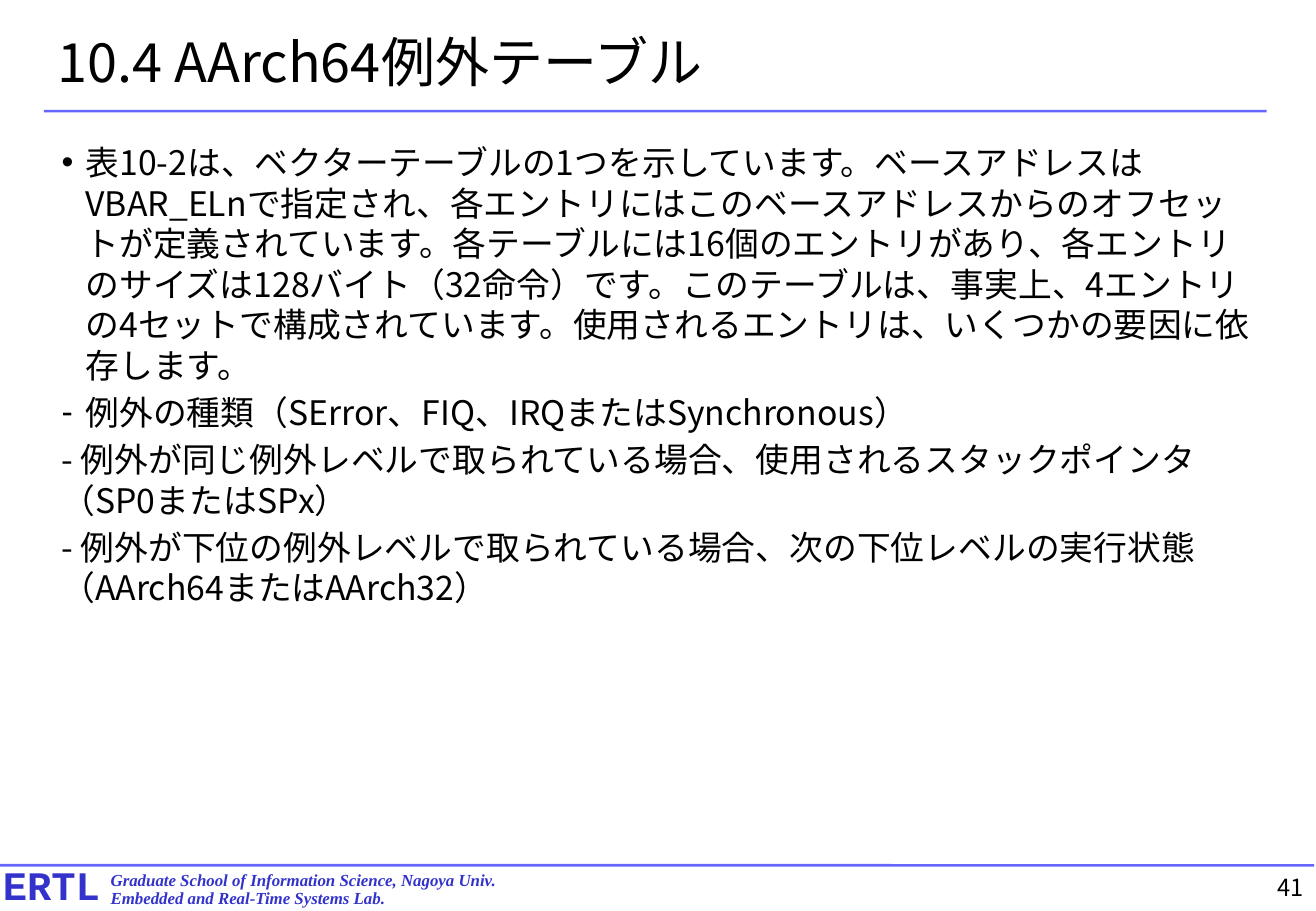
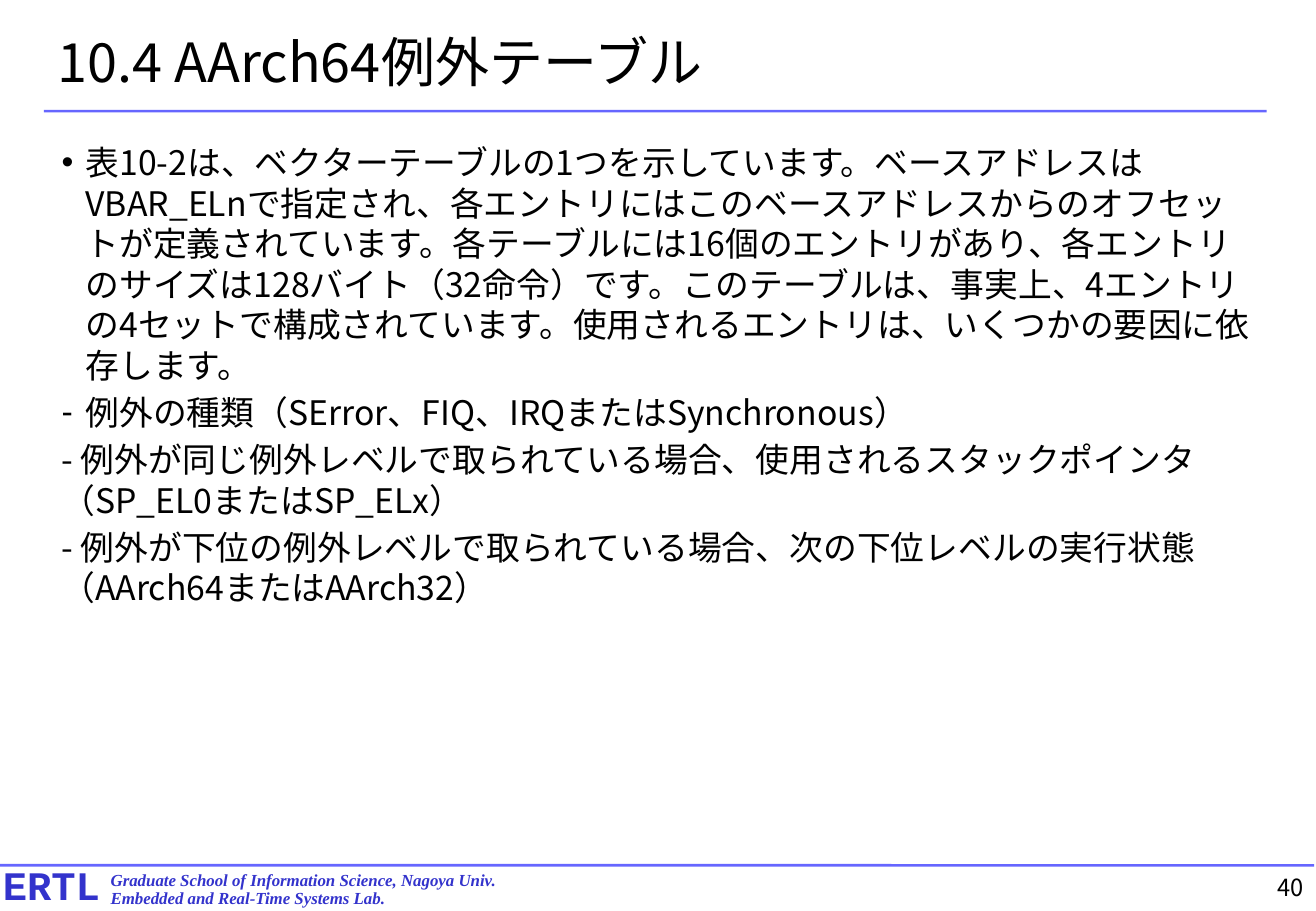
Before and after one commit to exshonda/arm64_basic, a slide deck: slide 40 of text/8.chapter10.pptx (slide 41 before the commit). Drawn at 1316x911 pixels with LibreOffice and Linux fonts; fonts in the diff are those of the drawing. Boxes give left, top, right and bottom in pixels: in the first picture for what was removed or moved away, otherwise in the second. Text is boxed around its words. In the diff, an @@ line names an element or a change of style, - is before the commit and + after.

```diff
--- a/text/8.chapter10.pptx
+++ b/text/8.chapter10.pptx
@@ text at [62,443,1195,518]: text changed @@
-- 例外が同じ例外レベルで取られている場合、使用されるスタックポインタ（SP0またはSPx）
+- 例外が同じ例外レベルで取られている場合、使用されるスタックポインタ（SP_EL0またはSP_ELx）
@@ page number at [1278,878,1304,897]: text changed @@
-41
+40
```
Also in this commit, not shown: 15 other slides changed, 1 slide removed.
